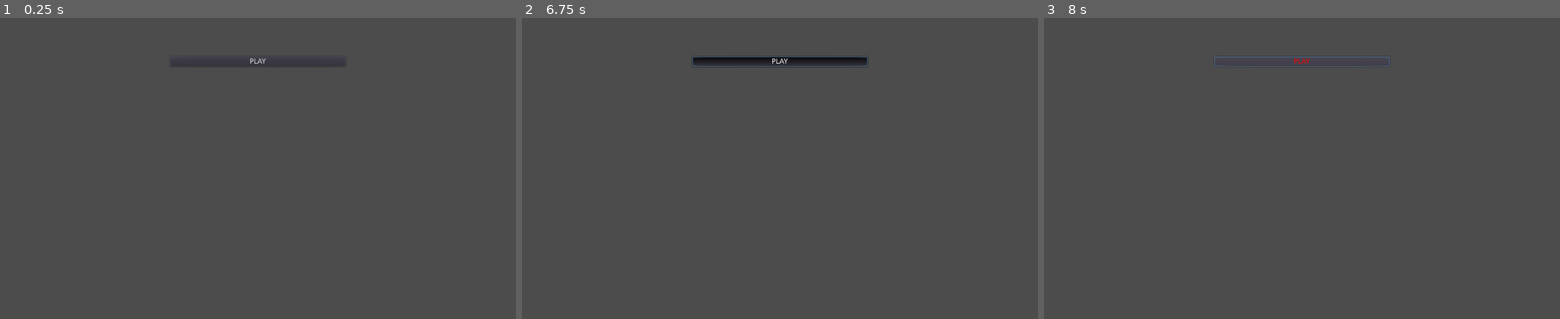
Above: before the commit, frames 1-3 (left to right).
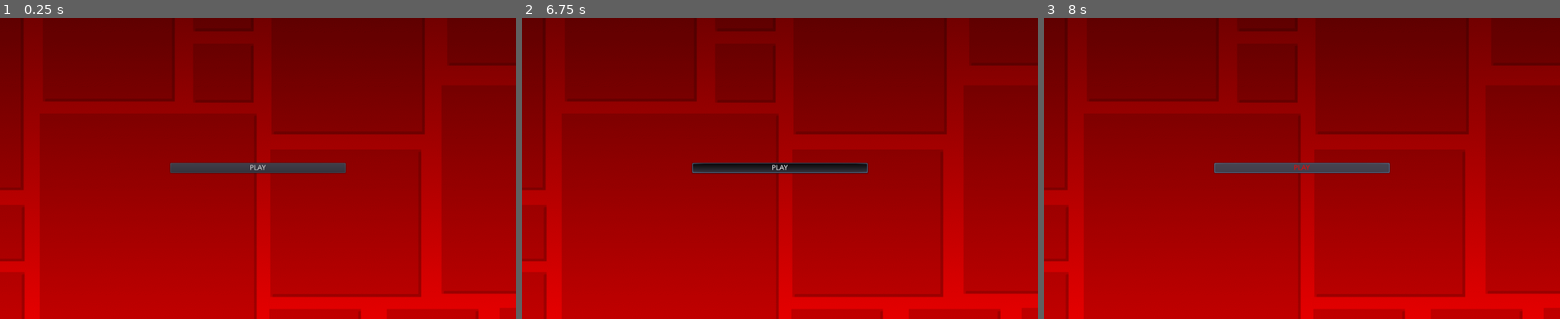
Above: after the commit, the same moments.

Repository: layolabernat/jocgrupal
Game: Godot game, scene res://MENÚ.tscn
The game is run twice, just before and just after one commit, with the same random seed, the same clock (stepped at 60 frames per second) and the same inputs.
Inputs:
- Up to frame 1 (0.25 s): no input
- Up to frame 2 (6.75 s): click "PLAY" at 0.5 s; click "PLAY" at 1.25 s; tap Enter at 2, 3.5, 5 s; hold Space (ves_amunt) 2.03-2.78 s; hold Right (ui_right) 2.03-3.53 s; tap Up (ui_up) at 2.27, 3.02, 4.52, 5.27, 6.02 s; tap Space (ves_amunt) at 2.85, 4.35, 5.85 s; hold Left (ui_left) 3.53-4.28 s; hold Space (ves_amunt) 3.53-4.28 s; hold Right (ui_right) 4.28-5.78 s; hold Space (ves_amunt) 5.03-5.78 s; hold Left (ui_left) 5.78-6.53 s; hold Right (ui_right) from 6.53 s (still down); hold Space (ves_amunt) from 6.53 s (still down)
- Up to frame 3 (8 s): release Right (ui_right) at 7.28 s; release Space (ves_amunt) at 7.28 s; hold Left (ui_left) from 7.28 s (still down); tap Space (ves_amunt) at 7.35 s; tap Up (ui_up) at 7.52 s

The runs differ from the first frame. In frame 1, 99% of the frame differs, in the area x 0-100%, y 0-100%; in frame 2, 100%; in frame 3, 99%.

Commit message:
fondo menú

Diff:
--- a/MENÚ.tscn
+++ b/MENÚ.tscn
@@ -1,4 +1,6 @@
-[gd_scene format=2]
+[gd_scene load_steps=2 format=2]
+
+[ext_resource path="res://MENÚBACKGROUND.tscn" type="PackedScene" id=1]
 
 [node name="Control" type="Control"]
 anchor_left = 0.5
@@ -16,9 +18,9 @@
 anchor_right = 0.5
 anchor_bottom = 0.5
 margin_left = -174.0
-margin_top = -223.0
+margin_top = -11.0
 margin_right = 174.0
-margin_bottom = 223.0
+margin_bottom = 11.0
 
 [node name="Button" type="Button" parent="VBoxContainer"]
 margin_right = 348.0
@@ -26,3 +28,5 @@
 custom_colors/font_color_hover = Color( 1, 0, 0, 1 )
 action_mode = 0
 text = "PLAY"
+
+[node name="ParallaxBackground" parent="." instance=ExtResource( 1 )]
